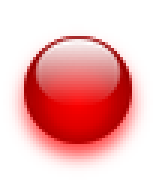
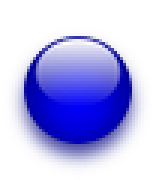
Layer changes from the first 156 x 180 image to the second:
added group "Blue" with 2 layers above "Red" over 6, 30, 150, 174
renamed "Ebene #6" to "Solid Blue", showed it, moved it into group "Blue" over 24, 36, 132, 144
added layer "Drop Shadow Blue" (75%) in group "Blue" over 6, 30, 150, 174
renamed "Ebene" to "Solid Red", moved it into group "Red" over 24, 36, 132, 144
removed layer "Drop Shadow #1" (was 75%) over 6, 30, 150, 174
